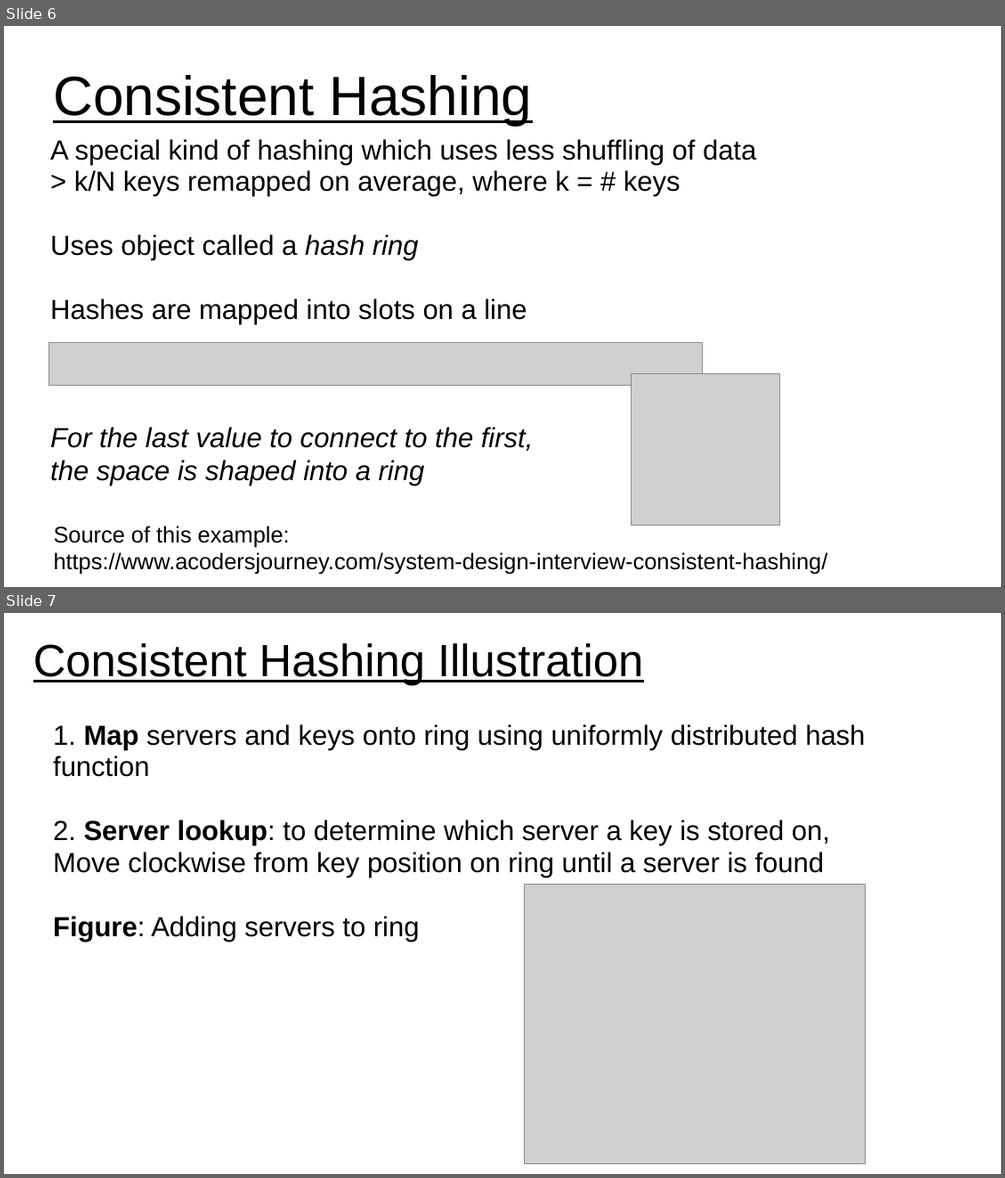
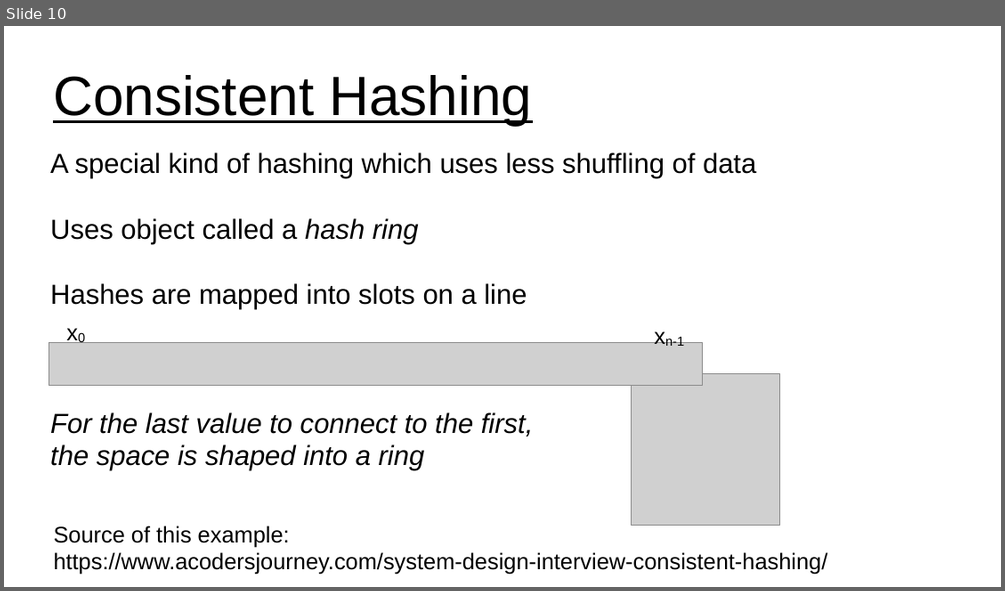
Before and after one commit to UVADS/distributed_computing, a slide deck: 09_distributed_data_concepts_and_tools/consistent_hashing.ppt. Shown one above the other, each under a label of ours: slides 6 and 7 before the commit, slide 10 after it. The pictures are 1005x1178 and 1005x591 pixels, drawn with LibreOffice and Linux fonts; fonts in the diff are those of the drawing; grey boxes stand for pictures. Boxes give left, top, right and bottom in pixels: in the first picture for what was removed or moved away, otherwise in the second. Text is boxed around its words. In the diff, an @@ line names an element or a change of style, - is before the commit and + after.

Commit message:
updated slides on consistent hashing

```diff
--- a/09_distributed_data_concepts_and_tools/consistent_hashing.ppt
+++ b/09_distributed_data_concepts_and_tools/consistent_hashing.ppt
@@ slide 7 removed at [4, 613, 1001, 1174], background #FFFFFF @@
@@ text removed at [33, 643, 643, 685] @@
-Consistent Hashing Illustration
@@ subtitle removed at [53, 724, 865, 942] @@
-1. Map servers and keys onto ring using uniformly distributed hash function
-2. Server lookup: to determine which server a key is stored on,
-Move clockwise from key position on ring until a server is found
-Figure: Adding servers to ring
@@ picture removed at [524, 884, 866, 1164] @@
@@ what was slide 6 is now slide 10 @@
@@ slide 10 changed as well @@
@@ subtitle at [50, 152, 756, 179]: text changed @@
-A special kind of hashing which uses less shuffling of data
-> k/N keys remapped on average, where k = # keys
+A special kind of hashing which uses less shuffling of data
@@ text added at [57, 316, 102, 351], 18 pt, text #000000 @@
+x0
@@ text added at [665, 336, 684, 346], 18 pt, text #000000 @@
+xn-1
```
Also in this commit, not shown: 7 other slides changed, 6 slides added.
